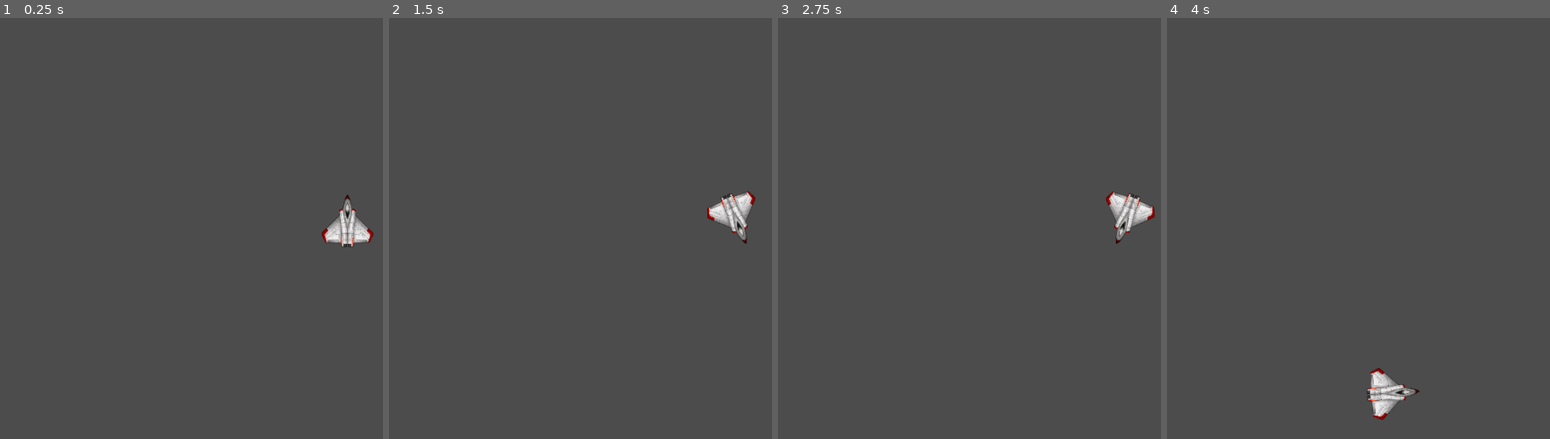
Above: before the commit, frames 1-4 (left to right).
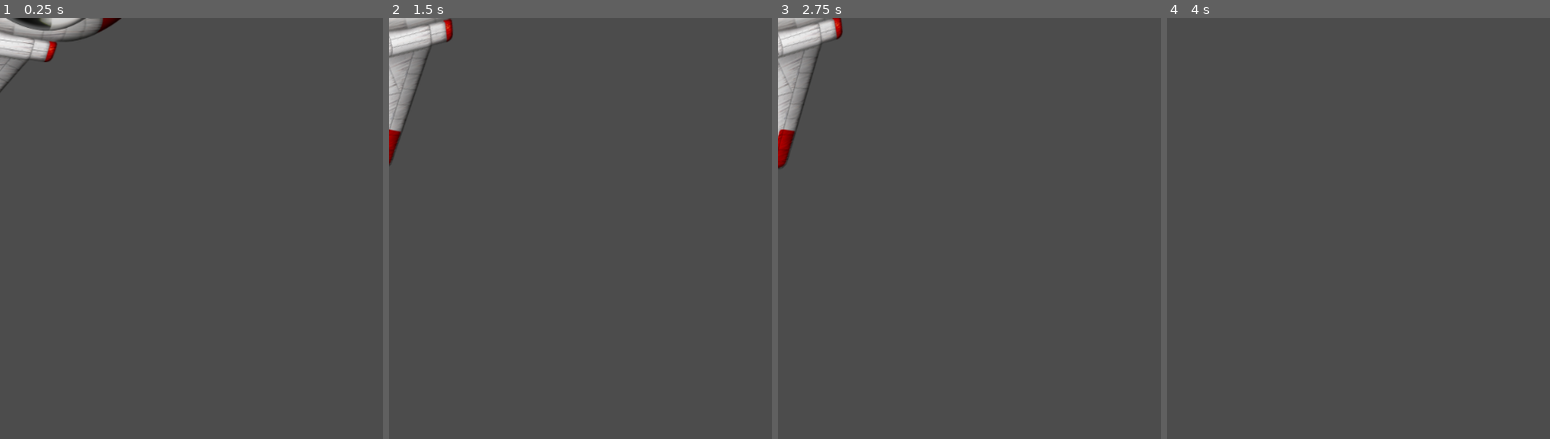
Above: after the commit, the same moments.

Repository: justafewlosers/Asteroids
Game: Godot game, scene res://src/Node2D.tscn
Same seed, same stepped clock (60 frames per second), same inputs: the game is played once before the commit and once after it.
Inputs:
- Up to frame 1 (0.25 s): no input
- Up to frame 2 (1.5 s): tap Enter at 0.5 s; hold D (right) 0.53-1.28 s; hold A (left) from 1.28 s (still down)
- Up to frame 3 (2.75 s): release A (left) at 2.03 s; hold D (right) from 2.03 s (still down)
- Up to frame 4 (4 s): release D (right) at 2.78 s; hold W (up) 2.78-3.53 s; hold A (left) from 3.53 s (still down)

The runs differ from the first frame. In frame 1, 2.8% of the frame differs, in the area x 0-98%, y 0-55%; in frame 2, 3.3%; in frame 3, 3.5%, in the area x 0-99%, y 0-54%; in frame 4, 0.8%.

Commit message:
Fixes #5 :: Added friction

Diff:
--- a/src/Node2D.tscn
+++ b/src/Node2D.tscn
@@ -3,23 +3,20 @@
 [ext_resource path="res://assets/sprites/spaceship.png" type="Texture" id=1]
 [ext_resource path="res://src/playermovement.gd" type="Script" id=2]
 
-[sub_resource type="RectangleShape2D" id=1]
-extents = Vector2( 2.12987, 2.16213 )
+[sub_resource type="CapsuleShape2D" id=1]
 
 [node name="Node2D" type="Node2D"]
 
-[node name="KinematicBody2D" type="KinematicBody2D" parent="."]
-position = Vector2( 494.674, 288.18 )
-scale = Vector2( 200, 200 )
+[node name="KinematicBody2D" type="RigidBody2D" parent="."]
+scale = Vector2( 1e-05, 1e-05 )
+mass = 0.00102041
+gravity_scale = 0.0
 script = ExtResource( 2 )
 
 [node name="Sprite" type="Sprite" parent="KinematicBody2D"]
-position = Vector2( 0.000244141, 0.00561523 )
-scale = Vector2( 0.000943885, 0.00108958 )
+rotation = 1.5708
 texture = ExtResource( 1 )
 
 [node name="CollisionShape2D" type="CollisionShape2D" parent="KinematicBody2D"]
-visible = false
-position = Vector2( 0.000334024, 0.00483429 )
-scale = Vector2( 0.0865183, 0.0874488 )
+scale = Vector2( 0.015, 0.01 )
 shape = SubResource( 1 )
--- a/src/playermovement.gd
+++ b/src/playermovement.gd
@@ -1,29 +1,30 @@
-extends KinematicBody2D
+extends RigidBody2D
 
-const UP = Vector2(0,-1)
+const UP = Vector2(0, 1)
 const MAX_VEL = 400
+const MAX_TORQUE = 20
 
+var thrust = Vector2()
+var engine_thrust = 10
+var spin_thrust = 0.01
 var rot_dir = 0
-var rot_speed = 5
-var motion = Vector2()
-var accel = 50
-var base_vel = 0
 
-func get_input():
+func get_input(delta):
+	thrust = Vector2(0, 0)
+	if Input.is_action_pressed("up"):
+		thrust = Vector2(engine_thrust, 0)
+	else:
+		thrust = Vector2(max(thrust.x - 25, 0), 0)
+
 	rot_dir = 0
-	motion = Vector2()
-#	motion.y = lerp(motion.y, 0, 0.1)
-#	motion.x = lerp(motion.x, 0, 0.1)
 	if Input.is_action_pressed("right"):
-		rot_dir += 1
-	if Input.is_action_pressed("left"):
-		rot_dir -= 1
-	if Input.is_action_pressed("up"):
-		motion = Vector2(0, max(abs(motion.y) + accel, MAX_VEL)).rotated(rotation)  * UP.y
-#	elif abs(motion.y) > 0:
-#		motion = Vector2(lerp(abs(motion.x), 0, 0.1), lerp(abs(motion.y), 0, 0.1)).rotated(rotation)
+		rot_dir = min(rot_dir - 1, -10) * delta
+	elif Input.is_action_pressed("left"):
+		rot_dir = max(rot_dir + 1, 10) * delta
+	else:
+		rot_dir = lerp(rot_dir, 0, 10)
 
 func _physics_process(delta):
-	get_input()
-	rotation += rot_dir * rot_speed * delta
-	motion = move_and_slide(motion)
+	get_input(delta)
+	set_applied_force((10 * thrust.rotated(rotation)) * delta * UP.y)
+	set_applied_torque((rot_dir * spin_thrust) * delta)
